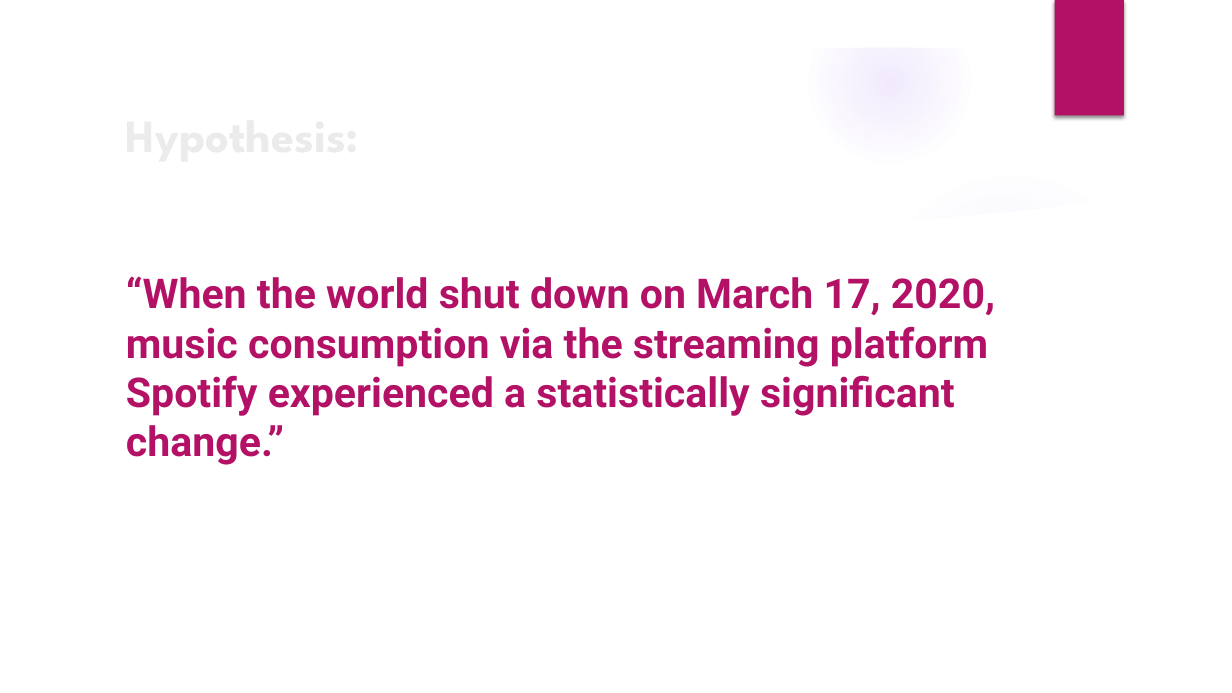
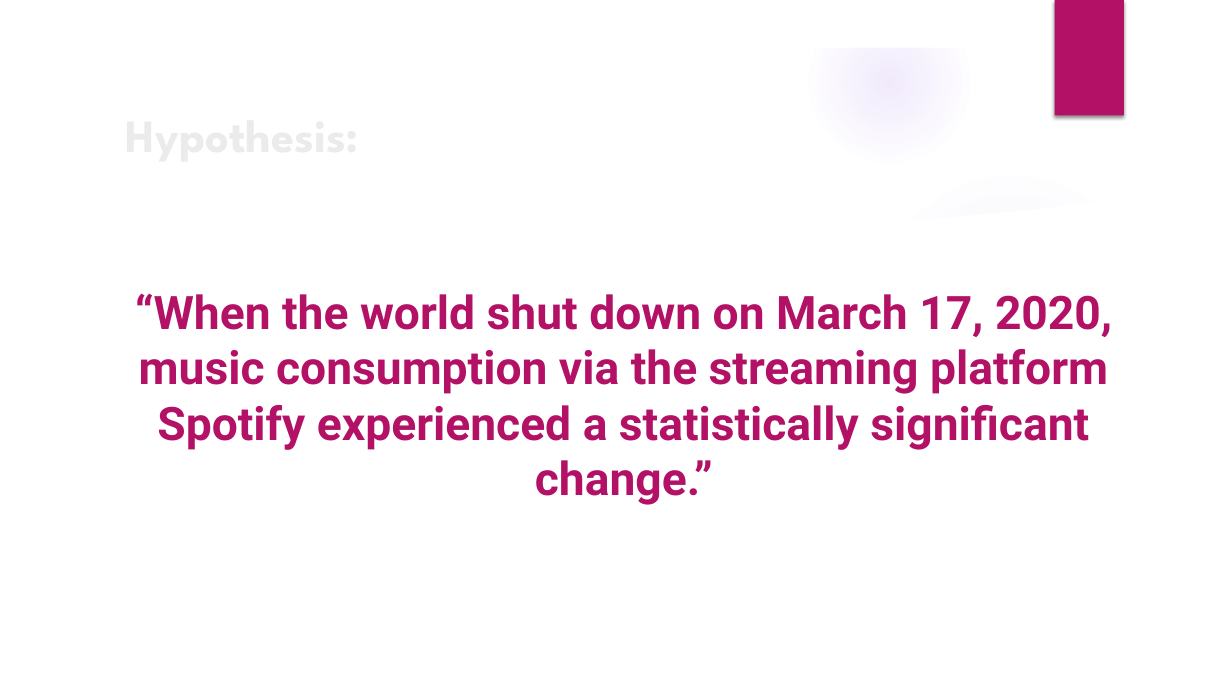
Before and after one commit to The-Music-Notes/Music_Data, a slide deck: slide 3 of Music Notes 2024.pptx. Drawn at 1232x693 pixels with LibreOffice and Linux fonts; fonts in the diff are those of the drawing; background and template pictures are left out. Boxes give left, top, right and bottom in pixels: in the first picture for what was removed or moved away, otherwise in the second. Text is boxed around its words. In the diff, an @@ line names an element or a change of style, - is before the commit and + after.

```diff
--- a/Music Notes 2024.pptx
+++ b/Music Notes 2024.pptx
@@ text "“When the world shut down ...": place and size @@
-text "“When the world shut down ..." at [126,276,995,465]
+text "“When the world shut down ..." at [135,293,1112,505]
@@ text "“When the world shut down ..." at [135,293,1112,505]: size 32 to 36 pt; alignment left to centre @@
```
Also in this commit, not shown: 13 other slides changed, 1 slide added, 1 slide removed, 1 other file.
